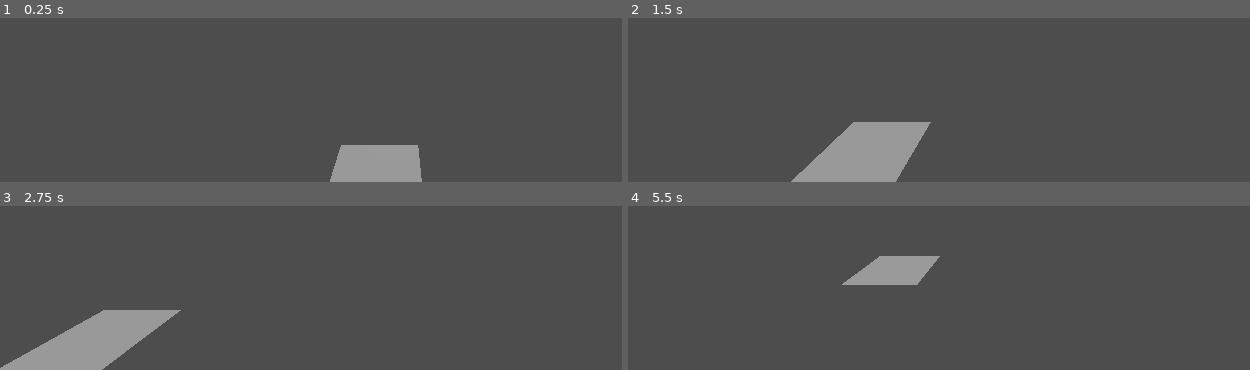
Above: before the commit, frames 1-4 (two rows, left to right).
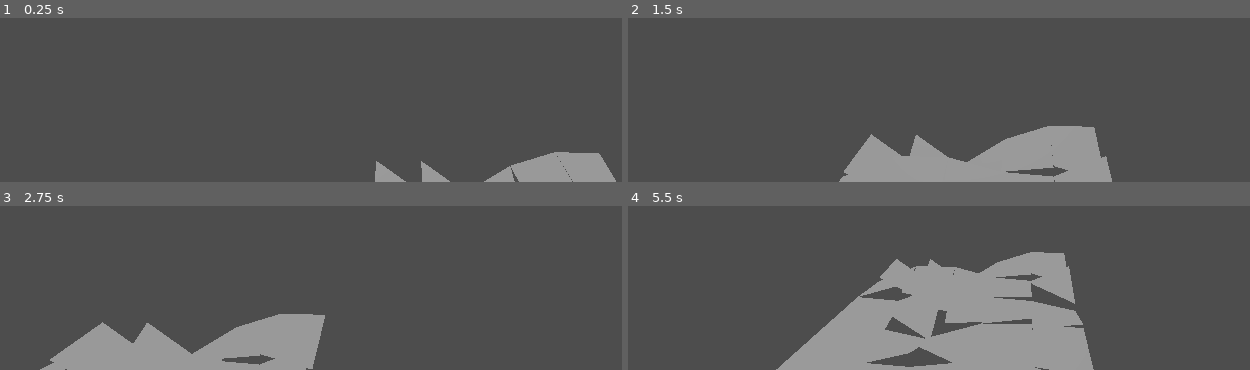
Above: after the commit, the same moments.

Repository: bgioggia/terrain-sandbox
Game: Godot game, scene res://scenes/ground.tscn
The game is run twice, just before and just after one commit, with the same random seed, the same clock (stepped at 60 frames per second) and the same inputs. The project has no main scene, so this scene is started directly.
Inputs (mouse positions are in pixels of both pictures, inside the frame that each line leads up to):
- Up to frame 1 (0.25 s): no input
- Up to frame 2 (1.5 s): tap Enter at 0.5 s; move the mouse to (outside the picture) at 0.52 s; hold D 0.53-1.25 s; tap Q at 0.6 s; click (outside the picture) at 0.67 s; drag from (outside the picture) to (988, 47) at 1.27 s
- Up to frame 3 (2.75 s): tap Space at 2 s; move the mouse to (outside the picture) at 2.02 s; hold D from 2.03 s (still down); tap Shift at 2.1 s
- Up to frame 4 (5.5 s): release D at 2.75 s; drag from (988, 235) to (outside the picture) at 2.77 s; tap Enter at 3.5 s; move the mouse to (outside the picture) at 3.52 s; hold A 3.53-4.25 s; tap Q at 3.6 s; drag from (outside the picture) to (outside the picture) at 4.27 s; tap Space at 5 s; move the mouse to (outside the picture) at 5.02 s; hold S from 5.03 s (still down); tap Shift at 5.1 s; click (outside the picture) at 5.17 s

The runs differ from the first frame. In frame 1, 5.7% of the frame differs, in the area x 53-100%, y 77-100%; in frame 2, 11%; in frame 3, 10%; in frame 4, 23%, in the area x 23-75%, y 28-100%.

Commit message:
Top left corner is always matched with top right corner. Others not working yet

Diff:
--- a/scripts/ground.gd
+++ b/scripts/ground.gd
@@ -1,9 +1,11 @@
 extends MeshInstance3D
 
 
+var size = 5
+
 # Called when the node enters the scene tree for the first time.
 func _ready() -> void:
-	var vertices = GenerateFlatLandPRIMTRI()
+	var vertices = GenerateRandomHeightLandPRIMTRI()
 	#var vertices = GenerateFlatLandPRIMTRISTRIP()
 	#vertices.push_back(Vector3(1, 0, 1))
 	#vertices.push_back(Vector3(-1, 0, 1))
@@ -21,12 +23,13 @@
 	mesh = arr_mesh
 	for vertex in vertices:
 		print(vertex)
+	print(len(vertices))
+	print(len(vertices) / 3)
 
 
 
 
 func GenerateFlatLandPRIMTRI() -> PackedVector3Array:
-	#hardcoded flatland that is 400 units in all directions
 	var vertices = PackedVector3Array()
 	for x in range(-1, 1):
 		for z in range(-1, 1):
@@ -41,9 +44,39 @@
 	return vertices
 
 
+func GenerateRandomHeightLandPRIMTRI() -> PackedVector3Array:
+	var vertices = PackedVector3Array()
+	for x in range(0, size):
+		for z in range(0, size):
+			var topLeftSharedHeight = randf_range(-0.5, 0.5)
+			var bottomRightSharedHeight = randf_range(-0.5, 0.5)
+			var bottomLeftHeight = randf_range(-0.5, 0.5)
+			var topRightHeight = randf_range(-0.5, 0.5)
+
+			var topLeftOffset = x + z * 3
+			var bottomLeftOffset = x + (z + 1) * 3
+			var bottomRightOffset = (x + 1) + (z + 1) * 3
+
+			if topLeftOffset < len(vertices) && vertices[topLeftOffset] != null:
+				topLeftSharedHeight = vertices[topLeftOffset].y
+			if bottomLeftOffset < len(vertices) && vertices[bottomLeftOffset] != null:
+				bottomLeftHeight = vertices[bottomLeftOffset].y
+			if bottomRightOffset < len(vertices) && vertices[bottomRightOffset] != null:
+				bottomRightSharedHeight = vertices[bottomRightOffset].y
+
+			vertices.push_back(Vector3(x - 0.5, topLeftSharedHeight, z + 0.5)) # top left
+			vertices.push_back(Vector3(x + 0.5, bottomRightSharedHeight, z - 0.5)) # bottom right
+			vertices.push_back(Vector3(x + 0.5, topRightHeight, z + 0.5)) # top right
+
+			vertices.push_back(Vector3(x - 0.5, topLeftSharedHeight, z + 0.5)) # top left
+			vertices.push_back(Vector3(x - 0.5, bottomLeftHeight, z - 0.5)) # bottom left
+			vertices.push_back(Vector3(x + 0.5, bottomRightSharedHeight, z - 0.5)) # bottom right
+
+	return vertices
+
+
 #TODO THIS IS STILL BROKEN
 func GenerateFlatLandPRIMTRISTRIP() -> PackedVector3Array:
-	#hardcoded flatland that is 400 units in all directions
 	var vertices = PackedVector3Array()
 	for x in range(-1, 1):
 		for z in range(-1, 1):
